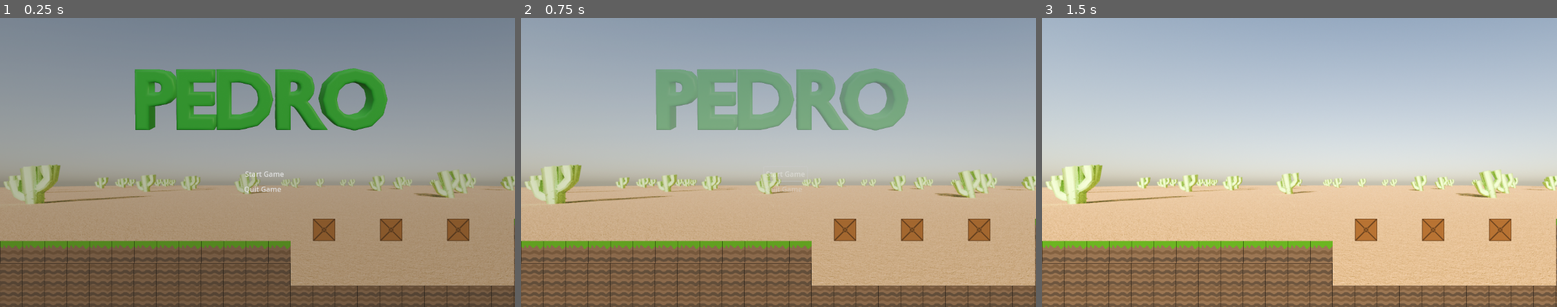
Above: before the commit, frames 1-3 (left to right).
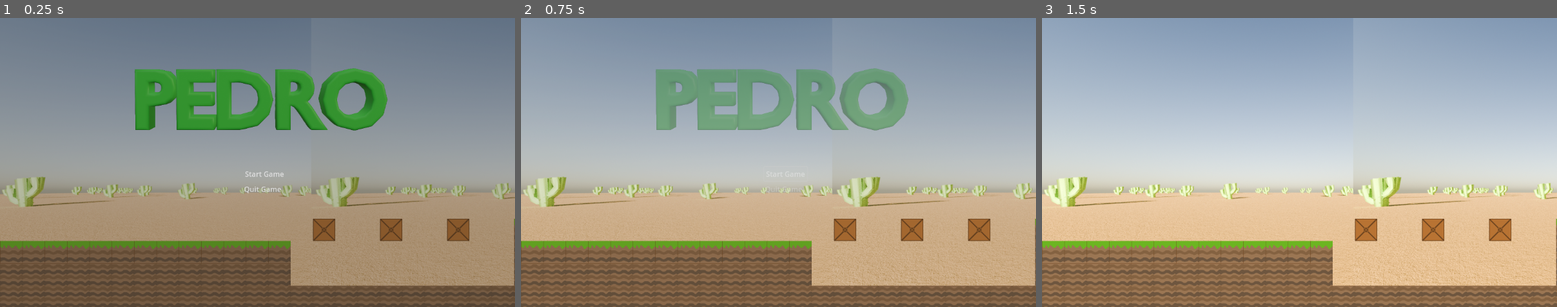
Above: after the commit, the same moments.

Repository: Burns3y/Pedro
Game: Godot game, scene res://scenes/levels/level 1.tscn
The game is run twice, just before and just after one commit, with the same random seed, the same clock (stepped at 60 frames per second) and the same inputs.
Inputs:
- Up to frame 1 (0.25 s): no input
- Up to frame 2 (0.75 s): click "Start Game" at 0.5 s
- Up to frame 3 (1.5 s): tap Enter at 1.25 s

The runs differ from the first frame. In frame 1, 4.4% of the frame differs, in the area x 0-100%, y 50-100%; in frame 2, 6.1%; in frame 3, 8.8%, in the area x 0-100%, y 0-100%.

Commit message:
Fixed TileMap Assets
removed the bullshit blackspace fu blake (respectfully)

Diff:
--- a/scenes/levels/level 1.tscn
+++ b/scenes/levels/level 1.tscn
@@ -373,8 +373,13 @@
 [node name="Level1" type="Node2D"]
 
 [node name="PedroBg3" type="Sprite2D" parent="."]
-position = Vector2(594.43, 280)
-scale = Vector2(1.09021, 1.09021)
+position = Vector2(451, 319)
+scale = Vector2(0.829897, 0.829897)
+texture = ExtResource("1_u5ag3")
+
+[node name="PedroBg4" type="Sprite2D" parent="."]
+position = Vector2(1153, 319)
+scale = Vector2(0.829897, 0.829897)
 texture = ExtResource("1_u5ag3")
 
 [node name="TileMap" type="TileMap" parent="."]
Binary file changed: assets/tiles/pedro_tiles.png
Not shown, changed: assets/tiles/pedro_tiles.png.import
Not shown: 1 places in scenes/levels/level 1.tscn that only renumber resources
